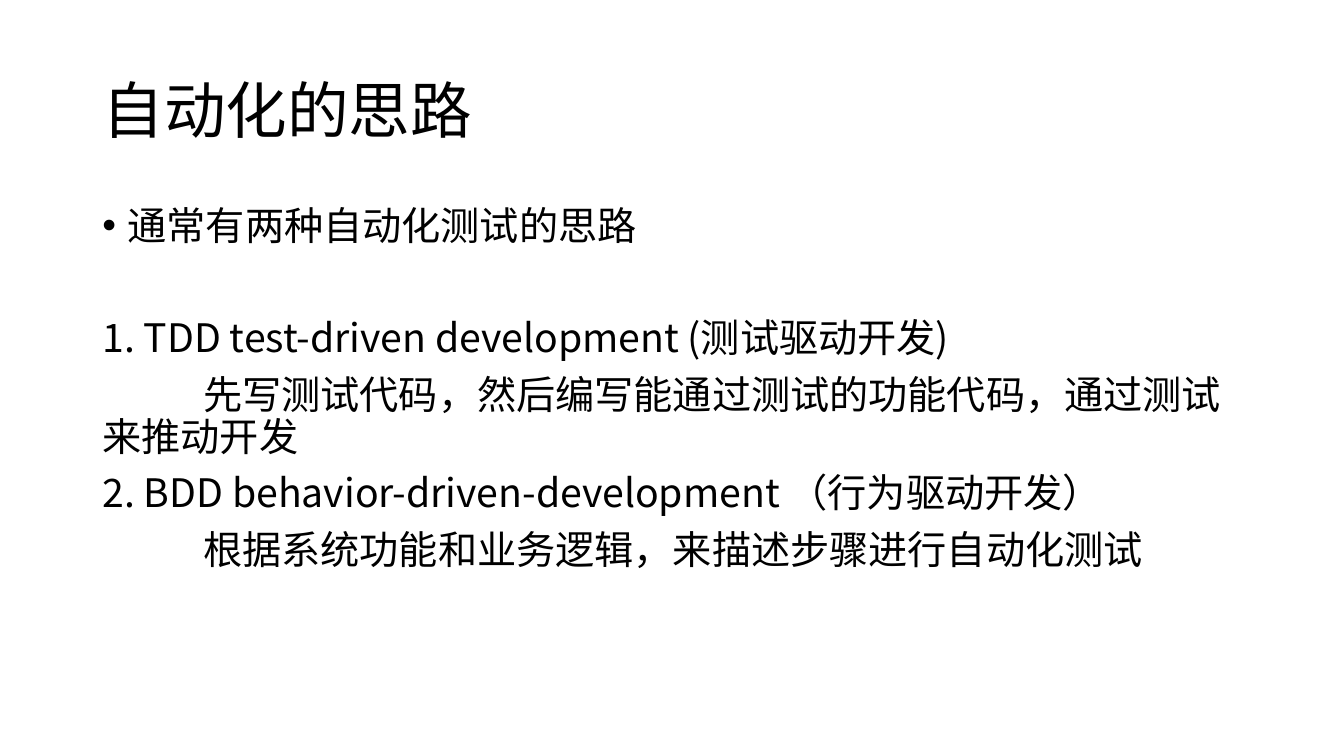
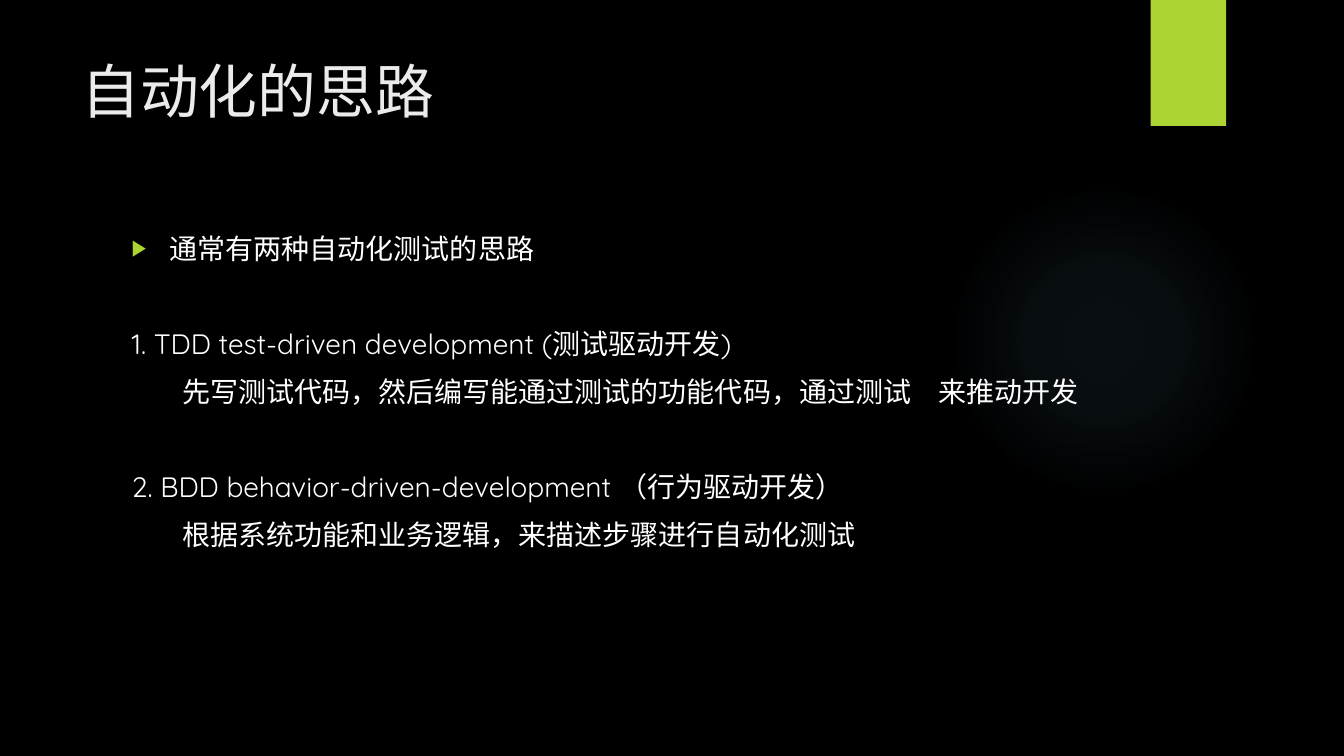
Before and after one commit to WangEbo/auto-test, a slide deck: slide 6 of 王博书的分享/自动化测试.pptx. Drawn at 1344x756 pixels with LibreOffice and Linux fonts; fonts in the diff are those of the drawing; background and template pictures are left out. Boxes give left, top, right and bottom in pixels: in the first picture for what was removed or moved away, otherwise in the second. Text is boxed around its words. In the diff, an @@ line names an element or a change of style, - is before the commit and + after.

```diff
--- a/王博书的分享/自动化测试.pptx
+++ b/王博书的分享/自动化测试.pptx
@@ background #FFFFFF to picture (left out) @@
@@ rectangle added at (1150, 0, 1226, 126), fill #ACD433 @@
@@ title "自动化的思路": place and size @@
-title "自动化的思路" at (102, 81, 472, 138)
+title "自动化的思路" at (81, 63, 434, 118)
@@ title "自动化的思路" at (81, 63, 434, 118): size 44 to 42 pt, font Noto Sans CJK SC to Quicksand, text colour #000000 to #EBEBEB; line spacing 0.9 to 1; vertical alignment middle to top @@
@@ ellipse added at (949, 185, 1259, 495), fill gradient #7AC4F0 @@
@@ text "通常有两种自动化测试的思路": place and size @@
-text "通常有两种自动化测试的思路" at (102, 207, 1221, 568)
+text "通常有两种自动化测试的思路" at (132, 235, 1078, 548)
@@ text "通常有两种自动化测试的思路" at (132, 235, 1078, 548): size 28 to 20 pt, font Noto Sans CJK SC to Quicksand, text colour #000000 to #FFFFFF; bullet • to ▶; line spacing 0.9 to 1 @@
```
Also in this commit, not shown: 11 other slides changed, 1 slide added, 1 slide removed.
